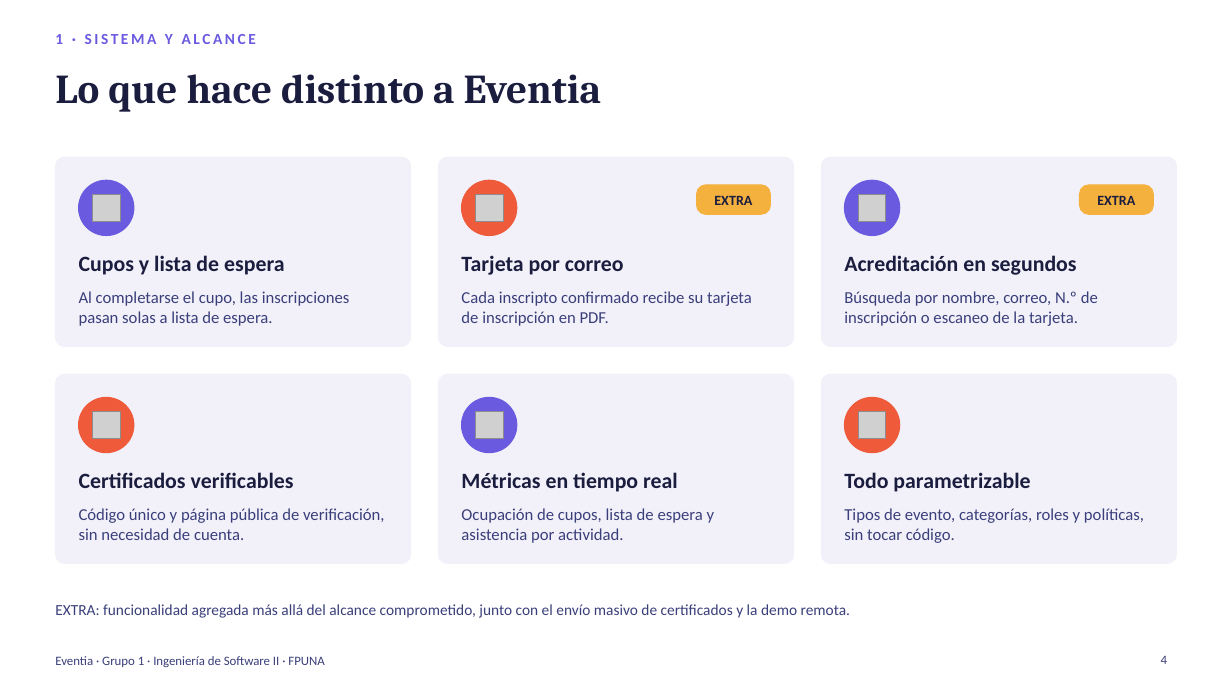
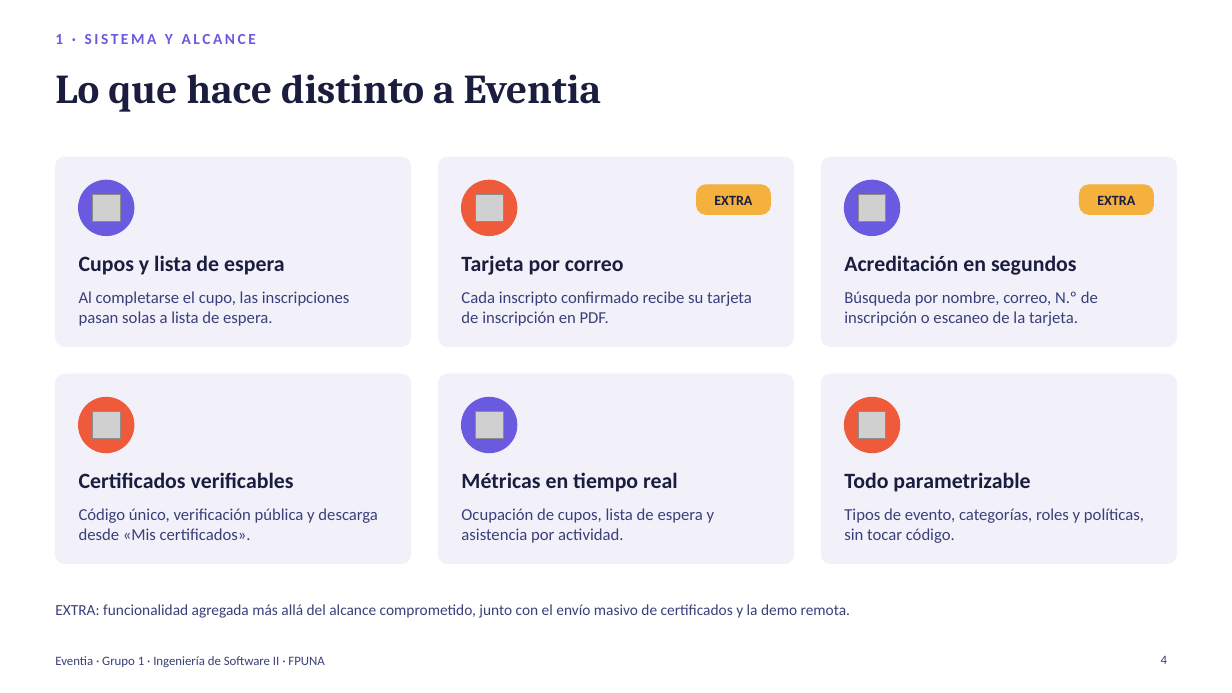
Before and after one commit to TobiasMiranda-FPUNA/Grupo-1-ING.-SOFT-II-Eventia, a slide deck: slide 4 of documentation/presentacion/Eventia_Presentacion.pptx. Drawn at 1232x693 pixels with LibreOffice and Linux fonts; fonts in the diff are those of the drawing; grey boxes stand for pictures. Boxes give left, top, right and bottom in pixels: in the first picture for what was removed or moved away, otherwise in the second. Text is boxed around its words. In the diff, an @@ line names an element or a change of style, - is before the commit and + after.

Commit message:
Ahora el participante puede ser sus certificados.

```diff
--- a/documentation/presentacion/Eventia_Presentacion.pptx
+++ b/documentation/presentacion/Eventia_Presentacion.pptx
@@ text at <box>79,508,378,540</box>: text changed @@
-Código único y página pública de verificación, sin necesidad de cuenta.
+Código único, verificación pública y descarga desde «Mis certificados».
```
Also in this commit, not shown: 6 other slides changed, 13 other files.
